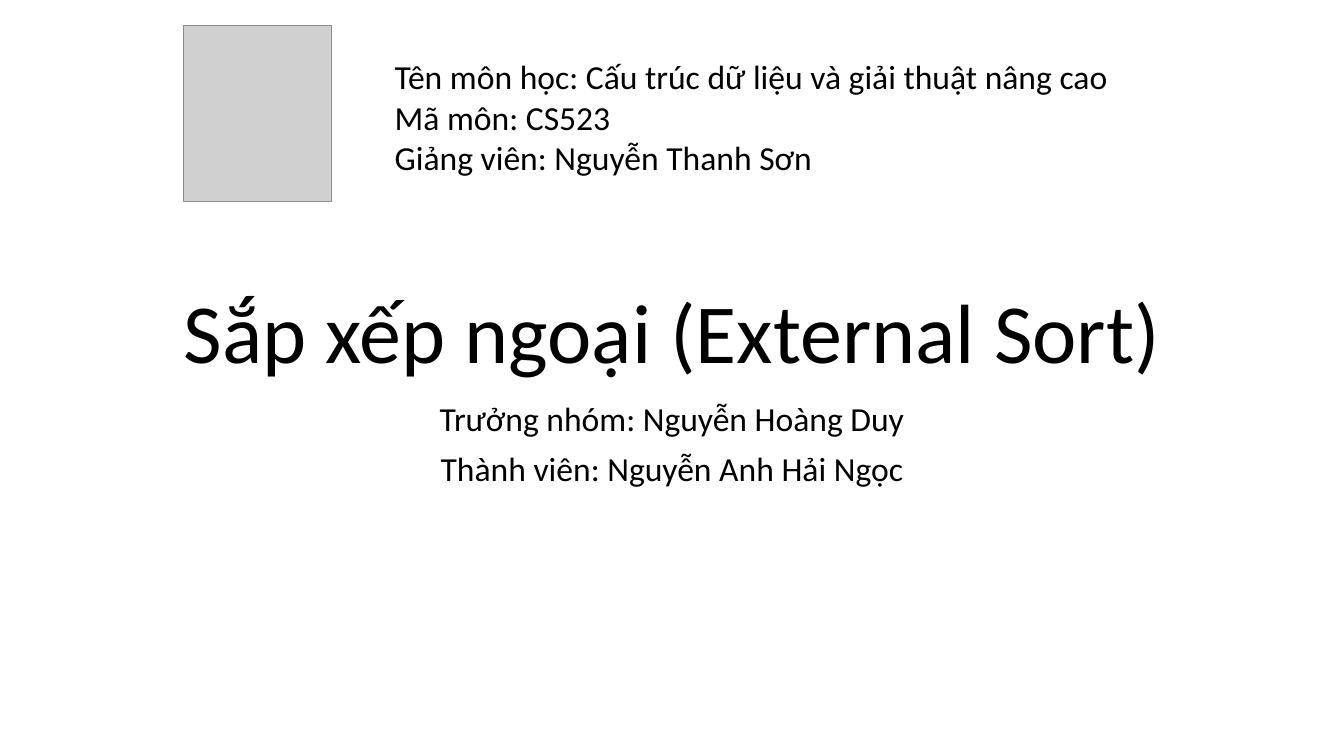
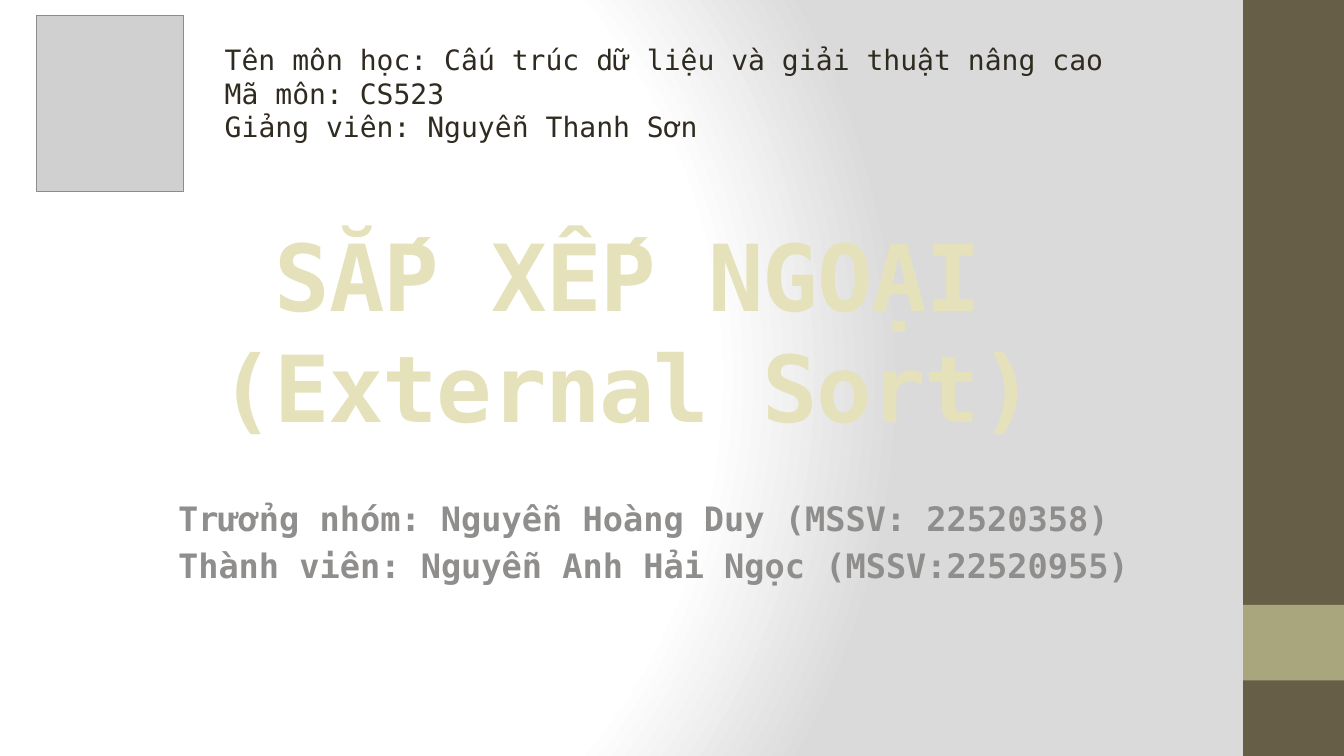
Before and after one commit to unicorn-vn/cs523-o11-team-12, a slide deck: slide 1 of slide/Sắp xếp ngoại (External Sort).pptx. Drawn at 1344x756 pixels with LibreOffice and Linux fonts; fonts in the diff are those of the drawing; grey boxes stand for pictures. Boxes give left, top, right and bottom in pixels: in the first picture for what was removed or moved away, otherwise in the second. Text is boxed around its words. In the diff, an @@ line names an element or a change of style, - is before the commit and + after.

```diff
--- a/slide/Sắp xếp ngoại (External Sort).pptx
+++ b/slide/Sắp xếp ngoại (External Sort).pptx
@@ background #FFFFFF to gradient #FFFFFF to #DADADA @@
@@ picture: place and size @@
-picture at <box>184,25,331,202</box>
+picture at <box>36,15,184,192</box>
@@ rectangle added at <box>1243,0,1344,756</box>, fill #675E47 @@
@@ text "Tên môn học: Cấu trúc ...": place and size @@
-text "Tên môn học: Cấu trúc ..." at <box>395,63,1108,176</box>
+text "Tên môn học: Cấu trúc ..." at <box>225,48,1103,143</box>
@@ text "Tên môn học: Cấu trúc ..." at <box>225,48,1103,143</box>: size 24 to 20 pt, font Calibri to DejaVu Sans Mono, text colour #000000 to #2F2B20 @@
@@ title at <box>709,226,982,333</box>: text changed; size 60 to 66 pt; font Calibri to DejaVu Sans Mono; text colour #000000 to gradient #EAE7CF to #E7E2BA to #6A6427; bold on @@
-Sắp xếp ngoại (External Sort)
+SẮP XẾP NGOẠI (External Sort)
@@ subtitle at <box>178,504,1128,585</box>: text changed; font Calibri to DejaVu Sans Mono; text colour #000000 to #8F8F8D; bold on @@
-Trưởng nhóm: Nguyễn Hoàng Duy
-Thành viên: Nguyễn Anh Hải Ngọc
+Trưởng nhóm: Nguyễn Hoàng Duy (MSSV: 22520358)
+Thành viên: Nguyễn Anh Hải Ngọc (MSSV:22520955)
@@ rectangle added at <box>1243,605,1344,681</box>, fill #A9A57C @@
```
Also in this commit, not shown: 7 other slides changed, 4 slides added, 2 slides removed.
